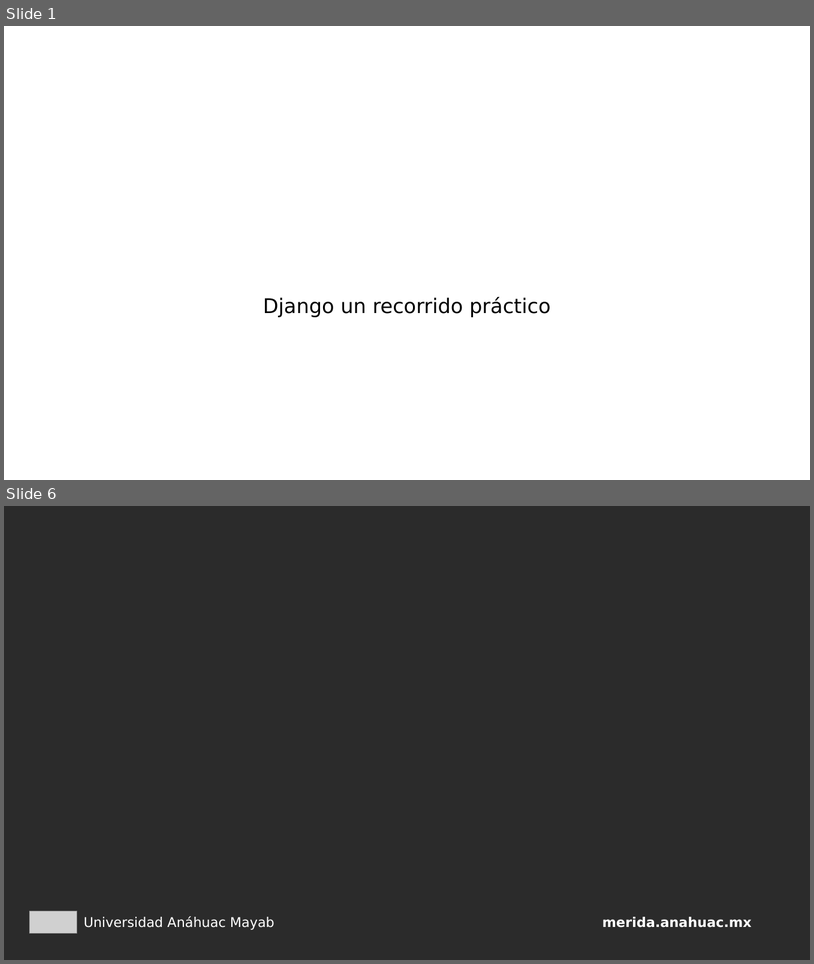
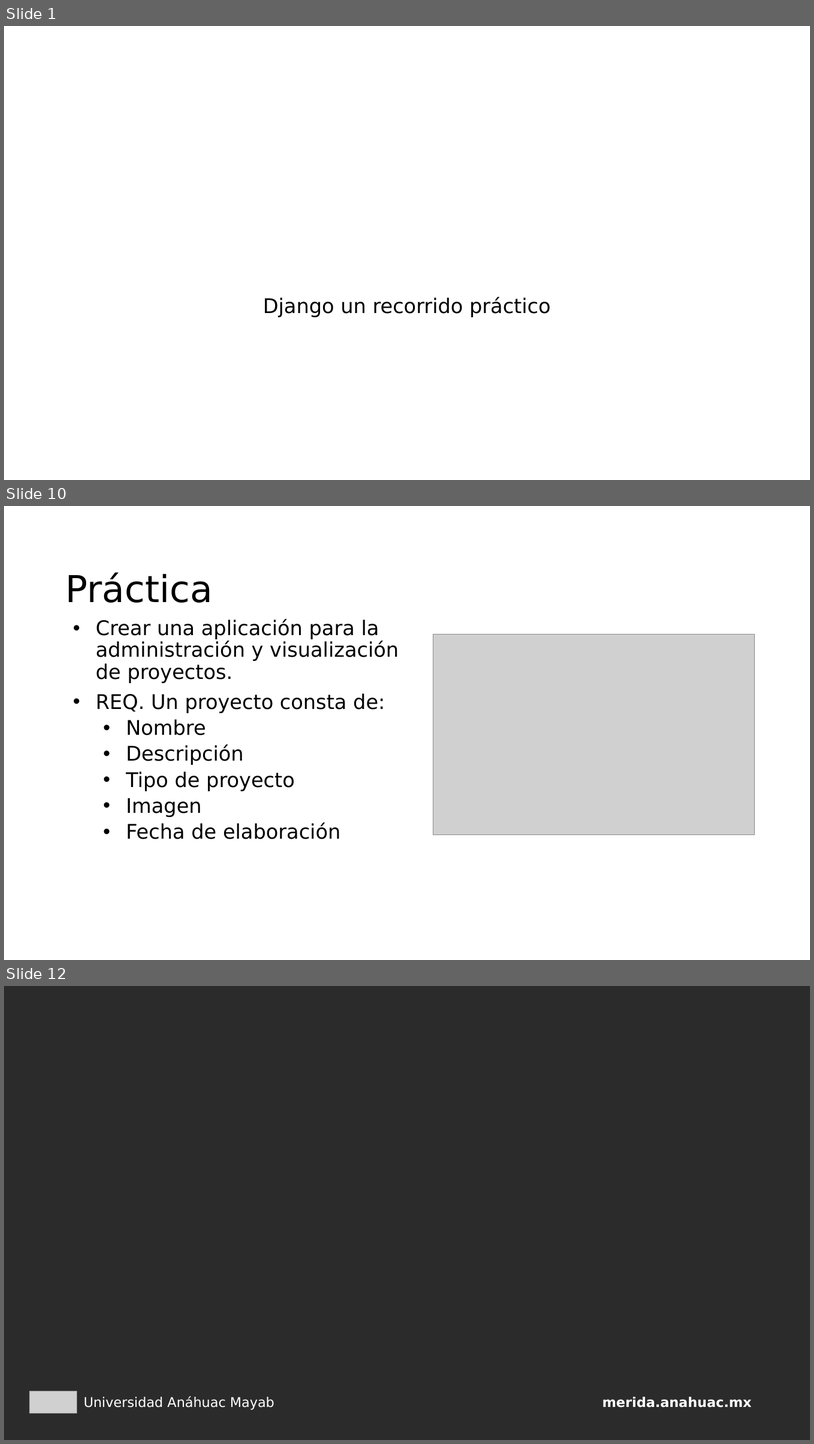
Before and after one commit to franvazgom/masterClassCBV, a slide deck: docs/MasterClassEnero2026_2.pptx. Shown one above the other, each under a label of ours: slides 1 and 6 before the commit, slides 1, 10 and 12 after it; the slides between them are not shown. The pictures are 814x964 and 814x1444 pixels, drawn with LibreOffice and Linux fonts; fonts in the diff are those of the drawing; grey boxes stand for pictures; background and template pictures are left out; a plain dark background stands for a picture behind light text. Boxes give left, top, right and bottom in pixels: in the first picture for what was removed or moved away, otherwise in the second. Text is boxed around its words. In the diff, an @@ line names an element or a change of style, - is before the commit and + after.

```diff
--- a/docs/MasterClassEnero2026_2.pptx
+++ b/docs/MasterClassEnero2026_2.pptx
@@ slide 10 added at (x1=4, y1=506, x2=810, y2=960), background picture (left out) @@
@@ title added at (x1=65, y1=572, x2=213, y2=603), 44 pt, text #000000 @@
+Práctica
@@ text added at (x1=96, y1=619, x2=399, y2=839), 24 pt, text #000000 @@
+• Crear una aplicación para la administración y visualización de proyectos.
+• REQ. Un proyecto consta de:
+  • Nombre
+  • Descripción
+  • Tipo de proyecto
+  • Imagen
+  • Fecha de elaboración
@@ picture added at (x1=434, y1=634, x2=755, y2=834) @@
@@ what was slide 6 is now slide 12 @@
```
Also in this commit, not shown: 1 slide changed, 8 other slides added, 3 slides removed, 1 other file.
